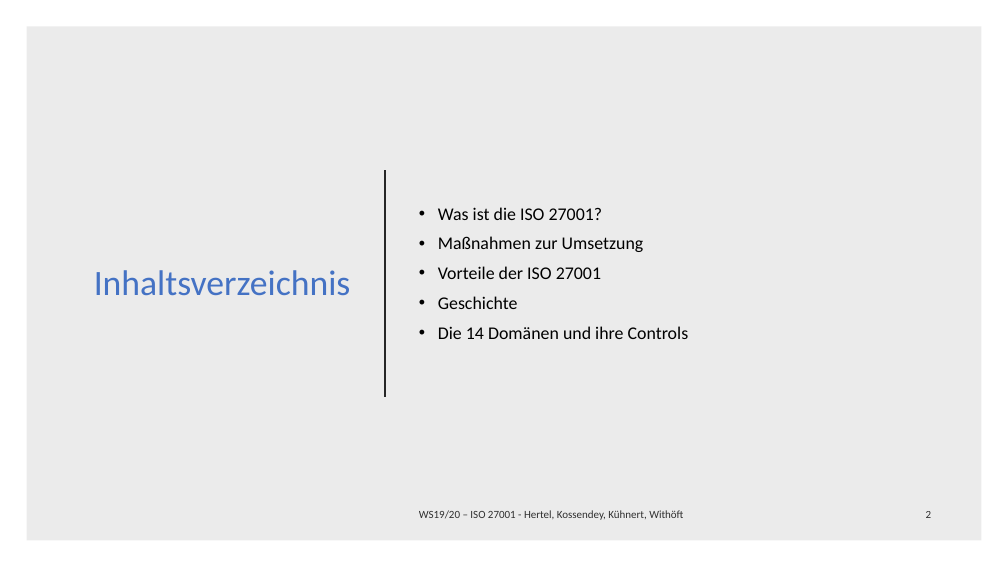
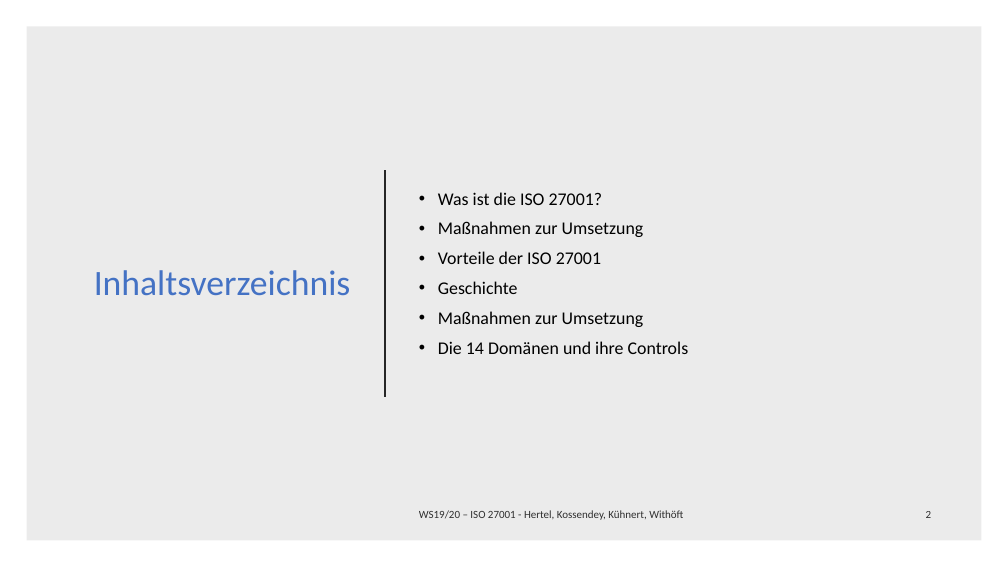
Before and after one commit to mwithoeft/SicherheitUndZuverlaessigkeit, a slide deck: slide 2 of merged.pptx. Drawn at 1008x567 pixels with LibreOffice and Linux fonts; fonts in the diff are those of the drawing. Boxes give left, top, right and bottom in pixels: in the first picture for what was removed or moved away, otherwise in the second. Text is boxed around its words. In the diff, an @@ line names an element or a change of style, - is before the commit and + after.

Commit message:
Changed stuff

```diff
--- a/merged.pptx
+++ b/merged.pptx
@@ text at [438, 311, 644, 327]: paragraph added @@
+• Maßnahmen zur Umsetzung
```
